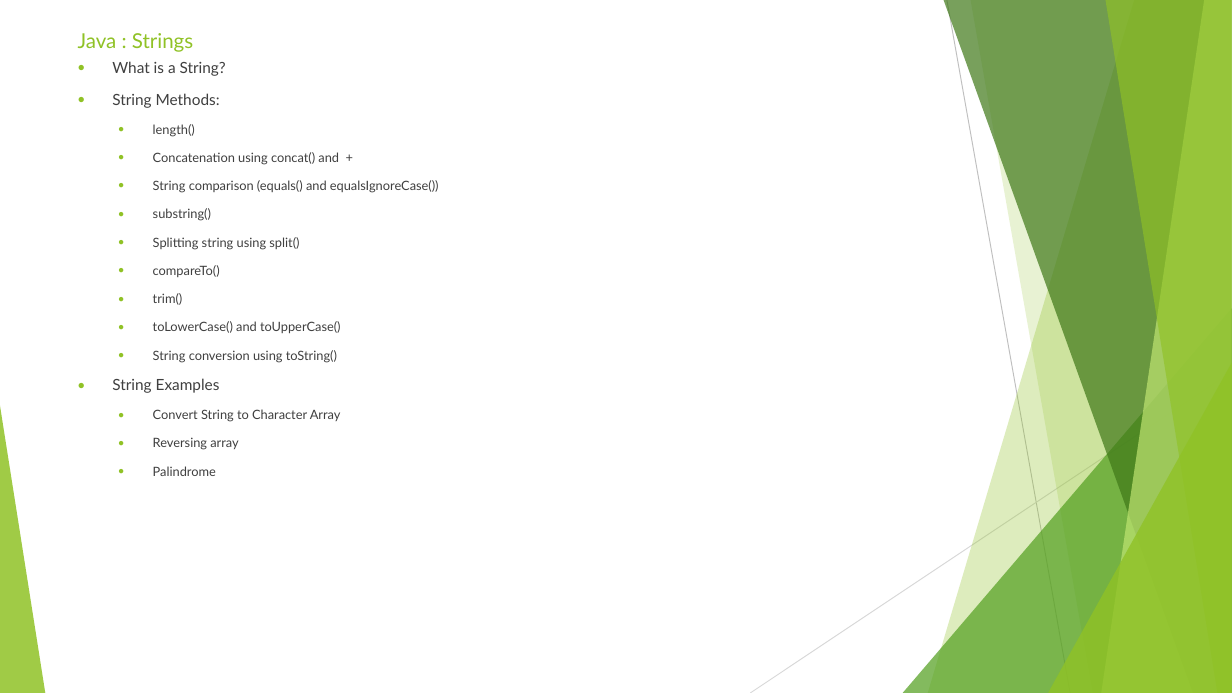
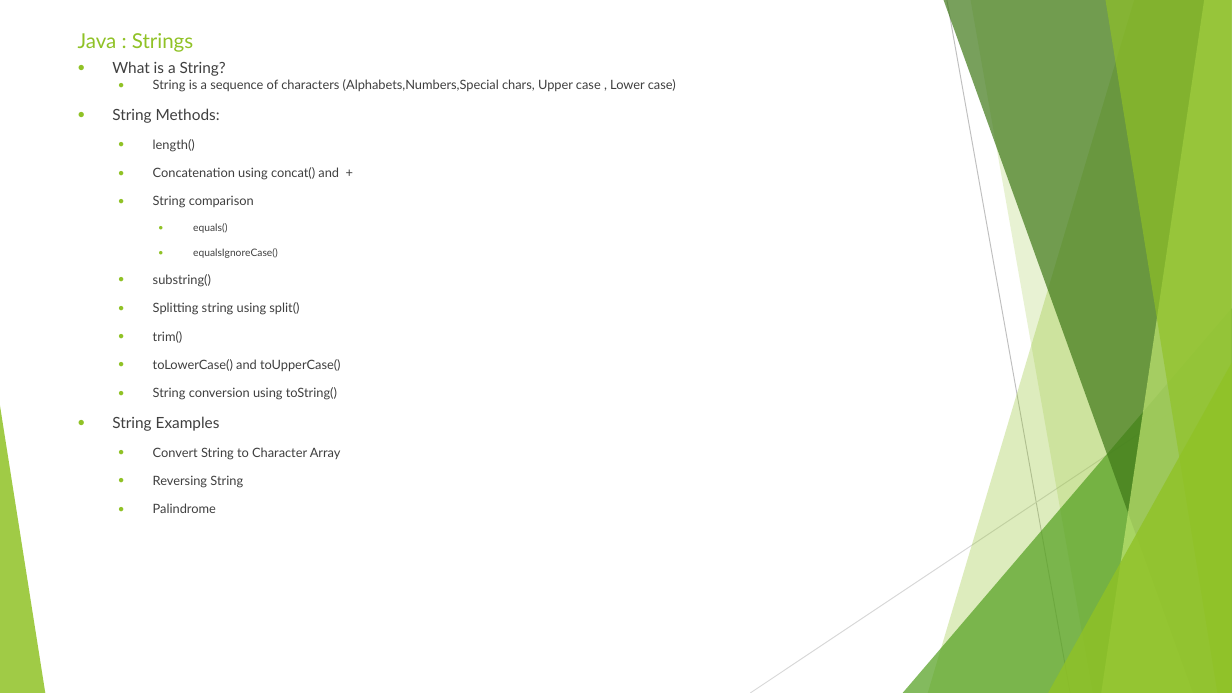
Before and after one commit to sidissir/mk-java-training, a slide deck: slide 17 of AutomationPPT.pptx. Drawn at 1232x693 pixels with LibreOffice and Linux fonts; fonts in the diff are those of the drawing. Boxes give left, top, right and bottom in pixels: in the first picture for what was removed or moved away, otherwise in the second. Text is boxed around its words. In the diff, an @@ line names an element or a change of style, - is before the commit and + after.

Commit message:
Java Day 4

```diff
--- a/AutomationPPT.pptx
+++ b/AutomationPPT.pptx
@@ text at (153, 79, 676, 92): paragraph added @@
+  ● String is a sequence of characters (Alphabets,Numbers,Special chars, Upper case , Lower case)
@@ text at (153, 195, 278, 258): text changed; size 10 to 8 pt @@
-  ● String comparison (equals() and equalsIgnoreCase())
+  ● String comparison
+    ● equals()
+    ● equalsIgnoreCase()
@@ text at (153, 265, 220, 277): paragraph removed @@
-  ● compareTo()
@@ text at (153, 475, 243, 488): text changed @@
-  ● Reversing array
+  ● Reversing String
```
Also in this commit, not shown: 2 other slides changed, 14 other files.
